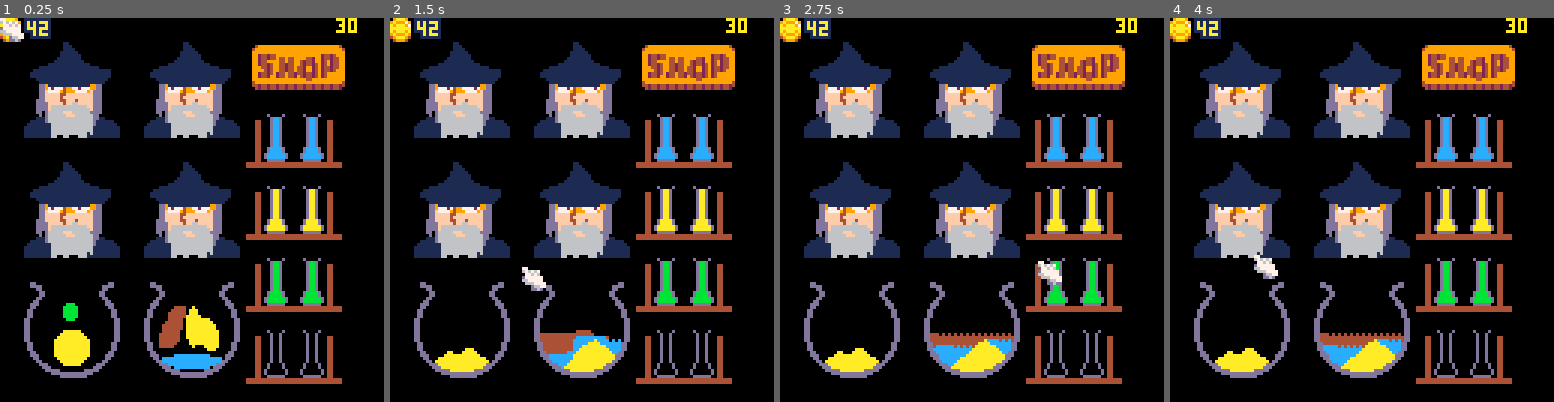
Above: before the commit, frames 1-4 (left to right).
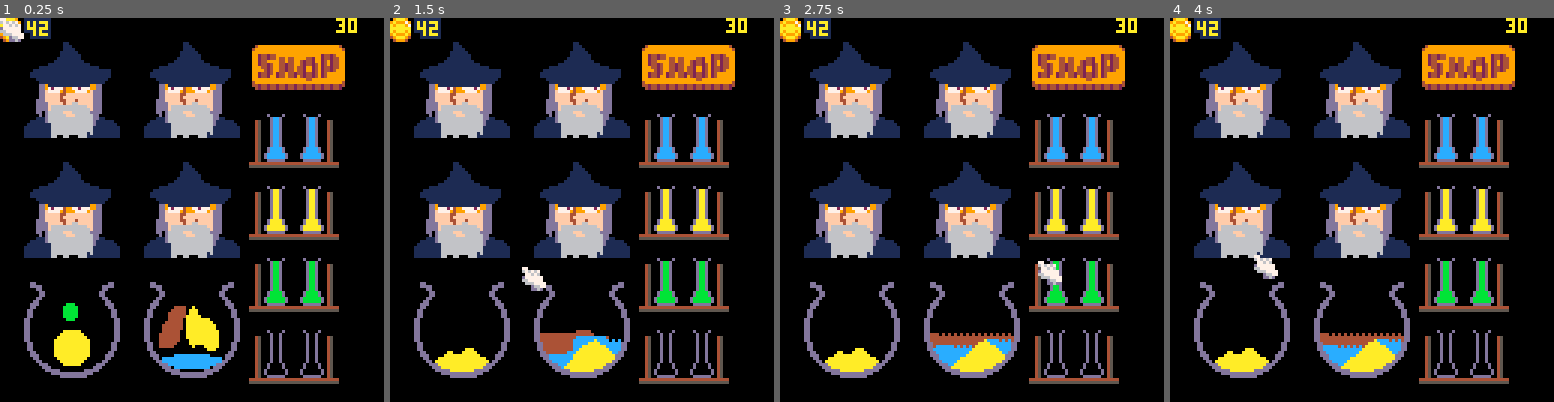
Above: after the commit, the same moments.

Repository: andbalch/cs4730_team_game
Game: PICO-8 cartridge potion.p8
The game is run twice, just before and just after one commit, with the same random seed, the same clock (stepped at 60 frames per second) and the same inputs.
Inputs (mouse positions are in pixels of both pictures, inside the frame that each line leads up to):
- Up to frame 1 (0.25 s): no input
- Up to frame 2 (1.5 s): click (459, 121) at 0.67 s; click (520, 267) at 1.22 s
- Up to frame 3 (2.75 s): click (975, 114) at 1.77 s; click (1037, 259) at 2.32 s
- Up to frame 4 (4 s): click (1492, 106) at 2.87 s; click (1254, 256) at 3.42 s; click (1315, 102) at 3.97 s

The runs differ from the first frame. In frame 1, 1.5% of the frame differs, in the area x 64-90%, y 26-96%; in frame 2, 1.5%; in frame 3, 1.5%; in frame 4, 1.5%.

Commit message:
slight improvements to the shelves

Diff:
--- a/potion.p8
+++ b/potion.p8
@@ -86,22 +86,22 @@
 00000000000000000000000000000000499999999999999999999999999999400000000000000000000000000000000000000000000000000000000000000000
 00000000000000000000000000000000442442442442442442442442442442400000000000000000000000000000000000000000000000000000000000000000
 00000000000000000000000000000000042442442442442442442442442442000000000000000000000000000000000000000000000000000000000000000000
-00044000000000000000000000044000000000000000000000000000000000000000000000000000000000000000000000000000000000000000000000000000
-00044000000000000000000000044000000000000000000000000000000000000000000000000000000000000000000000000000000000000000000000000000
-00044000000000000000000000044000000000000000000000000000000000000000000000000000000000000000000000000000000000000000000000000000
-00044000000000000000000000044000000000000000000000000000000000000000000000000000000000000000000000000000000000000000000000000000
-00044000000000000000000000044000000000000000000000000000000000000000000000000000000000000000000000000000000000000000000000000000
-00044000000000000000000000044000000000000000000000000000000000000000000000000000000000000000000000000000000000000000000000000000
-00044000000000000000000000044000000000000000000000000000000000000000000000000000000000000000000000000000000000000000000000000000
-00044000000000000000000000044000000000000000000000000000000000000000000000000000000000000000000000000000000000000000000000000000
-00044000000000000000000000044000000000000000000000000000000000000000000000000000000000000000000000000000000000000000000000000000
-00044000000000000000000000044000000000000000000000000000000000000000000000000000000000000000000000000000000000000000000000000000
-00044000000000000000000000044000000000000000000000000000000000000000000000000000000000000000000000000000000000000000000000000000
-00044000000000000000000000044000000000000000000000000000000000000000000000000000000000000000000000000000000000000000000000000000
-00044000000000000000000000044000000000000000000000000000000000000000000000000000000000000000000000000000000000000000000000000000
-00044000000000000000000000044000000000000000000000000000000000000000000000000000000000000000000000000000000000000000000000000000
-44444444444444444444444444444444000000000000000000000000000000000000000000000000000000000000000000000000000000000000000000000000
-44444444444444444444444444444444000000000000000000000000000000000000000000000000000000000000000000000000000000000000000000000000
+00045000000000000000000000045000000000000000000000000000000000000000000000000000000000000000000000000000000000000000000000000000
+00045000000000000000000000045000000000000000000000000000000000000000000000000000000000000000000000000000000000000000000000000000
+00045000000000000000000000045000000000000000000000000000000000000000000000000000000000000000000000000000000000000000000000000000
+00045000000000000000000000045000000000000000000000000000000000000000000000000000000000000000000000000000000000000000000000000000
+00045000000000000000000000045000000000000000000000000000000000000000000000000000000000000000000000000000000000000000000000000000
+00045000000000000000000000045000000000000000000000000000000000000000000000000000000000000000000000000000000000000000000000000000
+00045000000000000000000000045000000000000000000000000000000000000000000000000000000000000000000000000000000000000000000000000000
+00045000000000000000000000045000000000000000000000000000000000000000000000000000000000000000000000000000000000000000000000000000
+00045000000000000000000000045000000000000000000000000000000000000000000000000000000000000000000000000000000000000000000000000000
+00045000000000000000000000045000000000000000000000000000000000000000000000000000000000000000000000000000000000000000000000000000
+00045000000000000000000000045000000000000000000000000000000000000000000000000000000000000000000000000000000000000000000000000000
+00045000000000000000000000045000000000000000000000000000000000000000000000000000000000000000000000000000000000000000000000000000
+00045000000000000000000000045000000000000000000000000000000000000000000000000000000000000000000000000000000000000000000000000000
+00045000000000000000000000045000000000000000000000000000000000000000000000000000000000000000000000000000000000000000000000000000
+04444444444444444444444444444440000000000000000000000000000000000000000000000000000000000000000000000000000000000000000000000000
+05555555555555555555555555555550000000000000000000000000000000000000000000000000000000000000000000000000000000000000000000000000
 __gff__
 0000000004000000000000000000000000000000000000000000000000000000000000000000000000000000000000000000000000000000000000000000000000000000000000000000000000000000000000000000000000000000000000000000000000000000000000000000000000000000000000000000000000000000
 0000000000000000000000000000000000000000000000000000000000000000000000000000000000000000000000000000000000000000000000000000000000000000000000000000000000000000000000000000000000000000000000000000000000000000000000000000000000000000000000000000000000000000
